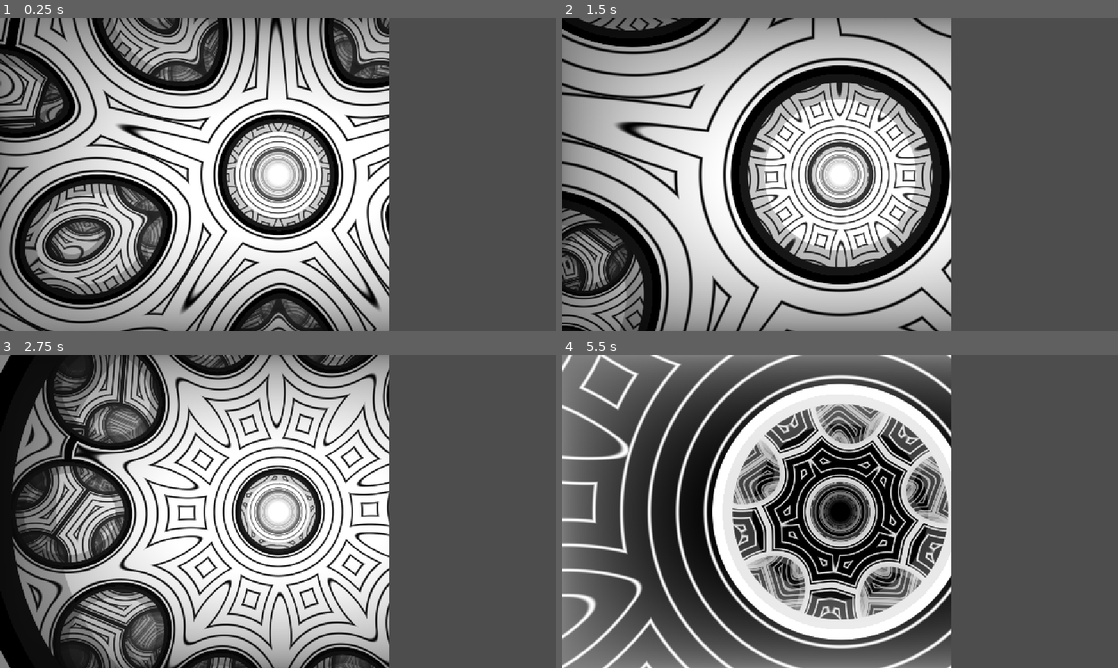
Above: before the commit, frames 1-4 (two rows, left to right).
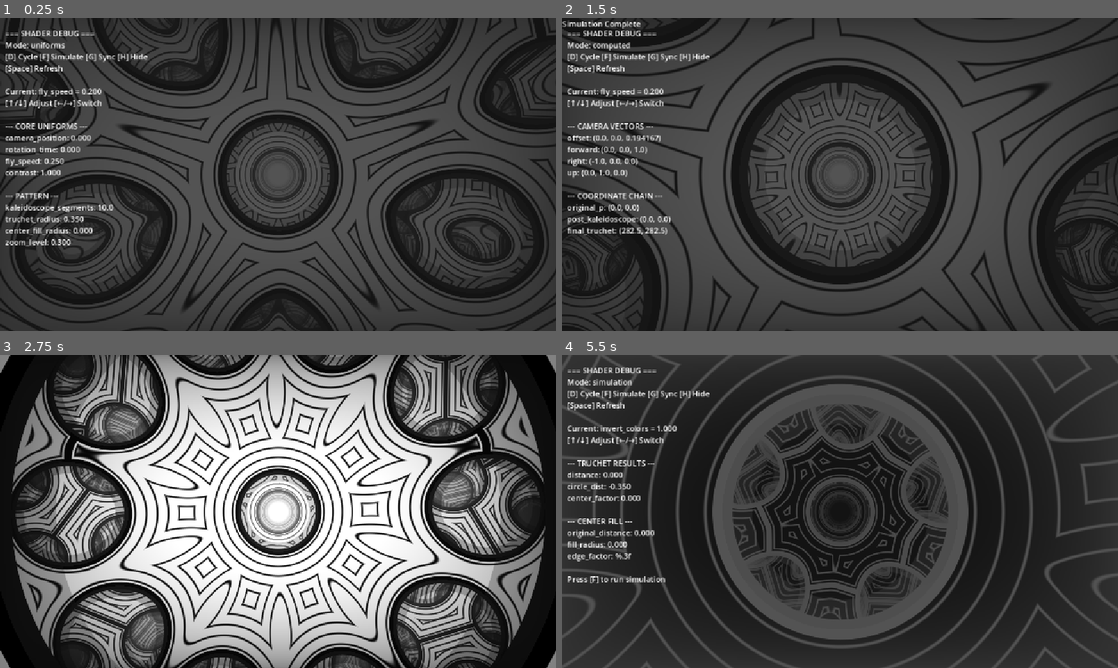
Above: after the commit, the same moments.

Repository: agoramachina/kaldao
Game: Godot game, scene res://ShaderDebug.tscn
The game is run twice, just before and just after one commit, with the same random seed, the same clock (stepped at 60 frames per second) and the same inputs. This scene is started directly instead of the project's main scene.
Inputs (mouse positions are in pixels of both pictures, inside the frame that each line leads up to):
- Up to frame 1 (0.25 s): no input
- Up to frame 2 (1.5 s): tap Enter at 0.5 s; move the mouse to (962, 158) at 0.52 s; hold D 0.53-1.25 s; tap F at 0.6 s; click (962, 158) at 0.67 s; tap Space at 0.77, 1.07 s; tap G at 0.8 s; drag from (728, 190) to (812, 237) at 1.27 s
- Up to frame 3 (2.75 s): move the mouse to (333, 442) at 2.02 s; hold D from 2.03 s (still down); tap H at 2.1 s; click (333, 442) at 2.17 s; tap Space at 2.3 s
- Up to frame 4 (5.5 s): release D at 2.75 s; drag from (812, 574) to (673, 464) at 2.77 s; move the mouse to (1006, 558) at 3.52 s; hold Left 3.53-4.25 s; tap F at 3.6 s; click (1006, 558) at 3.67 s; tap Space at 3.77, 4.07, 5.3 s; tap G at 3.8 s; drag from (673, 464) to (756, 433) at 4.27 s; move the mouse to (867, 511) at 5.02 s; hold Down from 5.03 s (still down); tap H at 5.1 s; click (867, 511) at 5.17 s

The runs differ from the first frame. In frame 1, 66% of the frame differs, in the area x 0-100%, y 0-100%; in frame 2, 63%; in frame 3, 27%; in frame 4, 74%.
Error before the commit: Invalid assignment of property or key 'anchor_left' with value of type 'float' on a base object of type 'null instance'. (res://scripts/debug/ControlDebug.gd:5…

Commit message:
working ShaderDebug

Diff:
--- a/ShaderDebug.tscn
+++ b/ShaderDebug.tscn
@@ -1,10 +1,39 @@
-[gd_scene load_steps=5 format=3 uid="uid://dlruxljue1h12"]
+[gd_scene load_steps=6 format=3 uid="uid://dlruxljue1h12"]
 
 [ext_resource type="Shader" uid="uid://cfrdf6r4gska6" path="res://shaders/kaldao.gdshader" id="1_j6vps"]
 [ext_resource type="Script" uid="uid://btcfivgi3ur1s" path="res://scripts/debug/ControlDebug.gd" id="1_qfin5"]
 [ext_resource type="Script" uid="uid://c0g0dv35k80mk" path="res://scripts/debug/ShaderDebug.gd" id="2_j6vps"]
 
 [sub_resource type="ShaderMaterial" id="ShaderMaterial_uuorw"]
+shader = ExtResource("1_j6vps")
+shader_parameter/camera_position = 0.0
+shader_parameter/rotation_time = 0.0
+shader_parameter/plane_rotation_time = 0.0
+shader_parameter/color_time = 0.0
+shader_parameter/fly_speed = 0.25
+shader_parameter/contrast = 1.0
+shader_parameter/kaleidoscope_segments = 10.0
+shader_parameter/layer_count = 6
+shader_parameter/truchet_radius = 0.35
+shader_parameter/center_fill_radius = 0.0
+shader_parameter/rotation_speed = 0.025
+shader_parameter/plane_rotation_speed = 0.5
+shader_parameter/zoom_level = 0.3
+shader_parameter/color_intensity = 1.0
+shader_parameter/camera_tilt_x = 0.0
+shader_parameter/camera_tilt_y = 0.0
+shader_parameter/camera_roll = 0.0
+shader_parameter/path_stability = 1.0
+shader_parameter/path_scale = 1.0
+shader_parameter/use_color_palette = false
+shader_parameter/invert_colors = false
+shader_parameter/color_speed = 0.5
+shader_parameter/palette_a = Vector3(0.5, 0.5, 0.5)
+shader_parameter/palette_b = Vector3(0.5, 0.5, 0.5)
+shader_parameter/palette_c = Vector3(1, 1, 1)
+shader_parameter/palette_d = Vector3(0, 0.33, 0.67)
+
+[sub_resource type="ShaderMaterial" id="ShaderMaterial_j6vps"]
 shader = ExtResource("1_j6vps")
 shader_parameter/camera_position = 0.0
 shader_parameter/rotation_time = 0.0
@@ -44,6 +73,7 @@
 script = ExtResource("1_qfin5")
 
 [node name="ColorRect" type="ColorRect" parent="."]
+material = SubResource("ShaderMaterial_j6vps")
 layout_mode = 1
 anchors_preset = 15
 anchor_right = 1.0
@@ -54,10 +84,9 @@
 metadata/_edit_use_anchors_ = true
 
 [node name="Menu" type="RichTextLabel" parent="."]
-layout_mode = 1
+layout_mode = 0
 offset_right = 1.0
 
 [node name="Popup" type="RichTextLabel" parent="."]
 layout_mode = 0
-offset_right = 40.0
-offset_bottom = 40.0
+offset_right = 1.0
--- a/scripts/debug/ControlDebug.gd
+++ b/scripts/debug/ControlDebug.gd
@@ -1,71 +1,102 @@
-# ControlDebug.gd - Minimal debug scene controller
+# ControlDebug.gd - Clean debug scene controller
 extends Control
 
-@onready var label = $RichTextLabel
-@onready var canvas = $ColorRect
-
-# Core managers (minimal set)
+@onready var shader_rect = $ColorRect		# Shader display (has ShaderDebug.gd)
+@onready var debug_menu = $Menu				# Debug text (RichTextLabel)
+@onready var popup_menu = $Popup			# Notification popup (RichTextLabel)
+
+# Core managers
 var parameter_manager: ParameterManager
-var shader_debug: ShaderDebug
 var input_handler: InputHandler
-
-# Simple state
+var debug_menu_background: ColorRect
 var show_debug = true
-var debug_mode = "uniforms"  # "uniforms", "computed", "simulation"
+var debug_mode = "uniforms"
 
 func _ready():
-	print("DEBUG: ControlDebug starting...")
+	print("=== CONTROL DEBUG SCRIPT STARTING ===")
 
 	# Set window size for debug
-	set_anchors_and_offsets_preset(Control.PRESET_FULL_RECT)
-
-	# Initialize minimal managers
+	# set_anchors_and_offsets_preset(Control.PRESET_FULL_RECT)
+
+	# Initialize managers
 	parameter_manager = ParameterManager.new()
-	shader_debug = ShaderDebug.new()
 	input_handler = InputHandler.new()
 
-	# Setup canvas with shader
-	setup_debug_canvas()
-
-	# Connect input signals (minimal set)
+	setup_debug_layout()
 	connect_debug_input()
-
-	# Initial debug output
 	refresh_debug_display()
 
 	print("DEBUG: ControlDebug ready!")
 
-func setup_debug_canvas():
-	"""Setup the debug canvas with shader"""
-	# Make canvas fill most of screen, leave space for debug text
-	canvas.anchor_left = 0.0
-	canvas.anchor_top = 0.0
-	canvas.anchor_right = 0.7  # Leave 30% for debug text
-	canvas.anchor_bottom = 1.0
-
-	# Load and apply shader (you'll need to load your kaldao shader here)
-	var shader_material = ShaderMaterial.new()
-	var shader = load("res://shaders/kaldao.gdshader")  # Adjust path as needed
-	shader_material.shader = shader
-	canvas.material = shader_material
-
-	# Setup debug text area
-	label.anchor_left = 0.7
-	label.anchor_top = 0.0
-	label.anchor_right = 1.0
-	label.anchor_bottom = 1.0
-	label.bbcode_enabled = false
-	label.add_theme_color_override("default_color", Color.WHITE)
-
+func setup_debug_layout():
+	"""Setup the debug layout with proper backgrounds"""
+
+	# === CREATE DEBUG MENU BACKGROUND ===
+	debug_menu_background = ColorRect.new()
+	debug_menu_background.name = "DebugMenuBackground"
+	debug_menu_background.color = Color(0.1, 0.1, 0.1, 0.75)  # Dark semi-transparent
+	debug_menu_background.mouse_filter = Control.MOUSE_FILTER_IGNORE  # Don't block input
+
+	# Position background
+	debug_menu_background.anchor_top = 0.0
+	debug_menu_background.anchor_bottom = 1.0
+	debug_menu_background.anchor_left = 0.0
+	debug_menu_background.anchor_right = 1.0
+
+	debug_menu.offset_top = 10
+	debug_menu.offset_bottom = 10
+
+	# Add background to scene BEFORE debug_menu so it renders behind
+	add_child(debug_menu_background)
+	move_child(debug_menu_background, debug_menu.get_index())  # Put it behind debug_menu
+
+	# === DEBUG TEXT AREA ===
+	debug_menu.anchor_left = 0.0
+	debug_menu.anchor_top = 0.0
+	debug_menu.anchor_right = 1.0
+	debug_menu.anchor_bottom = 1.0
+	debug_menu.offset_top = 20
+	debug_menu.offset_bottom = 20
+	debug_menu.offset_left = 10
+	debug_menu.offset_right = 10
+
+	# Set debug menu background and text properties
+	debug_menu.bbcode_enabled = false
+	debug_menu.add_theme_color_override("default_color", Color.WHITE)
+	debug_menu.autowrap_mode = TextServer.AUTOWRAP_WORD_SMART
+
+	# === POPUP AREA (top-left of shader area) ===
+	popup_menu.anchor_left = 0.0
+	popup_menu.anchor_top = 0.0  # Top instead of bottom
+	popup_menu.anchor_right = 0.3  # Only 30% width
+	popup_menu.anchor_bottom = 0.15  # Top 15% height
+
+	# Set popup background and text properties
+	popup_menu.add_theme_color_override("default_color", Color.WHITE)
+	popup_menu.add_theme_color_override("background_color", Color(0.2, 0.0, 0.2, 0.8))
+	popup_menu.bbcode_enabled = false
+	popup_menu.visible = false
+
+func show_parameter_popup(text: String, duration: float = 1.5):
+	"""Show a parameter change popup"""
+	popup_menu.text = text
+	popup_menu.visible = true
+	print("DEBUG: Showing popup: %s" % text)
+
+	# Auto-hide after duration
+	await get_tree().create_timer(duration).timeout
+	popup_menu.visible = false
+
+# === INPUT HANDLING ===
 func connect_debug_input():
-	"""Connect minimal input for debugging"""
+	"""Connect input signals"""
 	input_handler.parameter_increase_requested.connect(on_parameter_increase)
 	input_handler.parameter_decrease_requested.connect(on_parameter_decrease)
 	input_handler.parameter_next_requested.connect(on_parameter_next)
 	input_handler.parameter_previous_requested.connect(on_parameter_previous)
 
 func _input(event):
-	"""Handle debug-specific input"""
+	"""Handle debug input"""
 	if event is InputEventKey and event.pressed:
 		match event.keycode:
 			KEY_D:
@@ -79,11 +110,12 @@
 			KEY_SPACE:
 				refresh_debug_display()
 			_:
-				# Let input handler process other keys
 				input_handler.handle_input(event)
 
+# === DEBUG FUNCTIONS ===
+
 func cycle_debug_mode():
-	"""Cycle through debug display modes"""
+	"""Cycle through debug modes"""
 	match debug_mode:
 		"uniforms":
 			debug_mode = "computed"
@@ -93,71 +125,68 @@
 			debug_mode = "uniforms"
 
 	refresh_debug_display()
+	show_parameter_popup("Debug Mode: %s" % debug_mode)
 	print("DEBUG: Switched to mode: ", debug_mode)
 
 func run_simulation():
-	"""Run shader simulation at current camera position"""
+	"""Run shader simulation"""
 	sync_and_refresh()
 
-	# Simulate plane at camera position + 1 unit forward
-	var camera_pos = Vector3(0, 0, shader_debug.camera_position)
+	var camera_pos = Vector3(0, 0, shader_rect.camera_position)
 	var plane_pos = camera_pos + Vector3(0, 0, 1)
 
-	print("\n" + "==============================")
+	print("\n==============================")
 	print("RUNNING SHADER SIMULATION")
 	print("==============================")
 
-	shader_debug.simulate_plane_calculation(plane_pos, camera_pos, 1.0)
-	refresh_debug_display()
+	shader_rect.simulate_plane_calculation(plane_pos, camera_pos, 1.0)
+	refresh_debug_display()
+	show_parameter_popup("Simulation Complete")
 
 func sync_and_refresh():
-	"""Sync all values and refresh display"""
-	shader_debug.sync_from_parameter_manager(parameter_manager)
-	shader_debug.update_camera_values()
+	"""Sync all values and refresh"""
+	shader_rect.sync_from_parameter_manager(parameter_manager)
+	shader_rect.update_camera_values()
 	update_shader_uniforms()
 	refresh_debug_display()
 
 func update_shader_uniforms():
-	"""Push all parameter values to the shader"""
-	var material = canvas.material as ShaderMaterial
+	"""Update shader with current parameter values"""
+	var material = shader_rect.material as ShaderMaterial
 	if not material:
 		return
 
-	# Update all shader uniforms from parameter manager
+	# Update parameters
 	var params = parameter_manager.get_all_parameters()
 	for param_name in params:
 		var value = params[param_name]["current"]
-
-		# Skip meta parameters
-		if param_name == "color_palette":
-			continue
-
-		material.set_shader_parameter(param_name, value)
-
-	# Update time-based uniforms (you'd normally get these from CanvasManager)
-	# For debug, we'll just increment them
-	material.set_shader_parameter("camera_position", shader_debug.camera_position)
-	material.set_shader_parameter("rotation_time", shader_debug.rotation_time)
-	material.set_shader_parameter("plane_rotation_time", shader_debug.plane_rotation_time)
-	material.set_shader_parameter("color_time", shader_debug.color_time)
+		if param_name != "color_palette":
+			material.set_shader_parameter(param_name, value)
+
+	# Update time-based uniforms
+	material.set_shader_parameter("camera_position", shader_rect.camera_position)
+	material.set_shader_parameter("rotation_time", shader_rect.rotation_time)
+	material.set_shader_parameter("plane_rotation_time", shader_rect.plane_rotation_time)
+	material.set_shader_parameter("color_time", shader_rect.color_time)
 
 func refresh_debug_display():
-	"""Update the debug text display"""
+	"""Update debug text"""
 	if not show_debug:
-		label.text = "Debug Hidden\n[H] to show"
+		debug_menu.text = "Debug Hidden\n[H] to show"
 		return
 
 	var debug_text = "=== SHADER DEBUG ===\n"
 	debug_text += "Mode: %s\n" % debug_mode
-	debug_text += "[D] Cycle mode [F] Simulate [G] Sync [H] Hide\n"
+	debug_text += "[D] Cycle [F] Simulate [G] Sync [H] Hide\n"
 	debug_text += "[Space] Refresh\n\n"
 
-	# Current parameter info
+	# Current parameter
 	var current_param = parameter_manager.get_current_parameter_name()
 	var current_value = parameter_manager.get_parameter_value(current_param)
 	debug_text += "Current: %s = %.3f\n" % [current_param, current_value]
 	debug_text += "[↑/↓] Adjust [←/→] Switch\n\n"
 
+	# Mode-specific info
 	match debug_mode:
 		"uniforms":
 			debug_text += get_uniforms_debug_text()
@@ -166,98 +195,103 @@
 		"simulation":
 			debug_text += get_simulation_debug_text()
 
-	label.text = debug_text
+	debug_menu.text = debug_text
 
 func get_uniforms_debug_text() -> String:
-	"""Get formatted uniform values"""
+	"""Core uniform values"""
 	var text = "--- CORE UNIFORMS ---\n"
-	text += "camera_position: %.3f\n" % shader_debug.camera_position
-	text += "rotation_time: %.3f\n" % shader_debug.rotation_time
-	text += "fly_speed: %.3f\n" % shader_debug.fly_speed
-	text += "contrast: %.3f\n\n" % shader_debug.contrast
-
-	text += "--- PATTERN CONTROLS ---\n"
-	text += "kaleidoscope_segments: %.1f\n" % shader_debug.kaleidoscope_segments
-	text += "truchet_radius: %.3f\n" % shader_debug.truchet_radius
-	text += "center_fill_radius: %.3f\n" % shader_debug.center_fill_radius
-	text += "zoom_level: %.3f\n\n" % shader_debug.zoom_level
-
-	text += "--- CAMERA ---\n"
-	text += "tilt_x: %.3f tilt_y: %.3f\n" % [shader_debug.camera_tilt_x, shader_debug.camera_tilt_y]
-	text += "roll: %.3f\n" % shader_debug.camera_roll
-	text += "path_stability: %.3f\n" % shader_debug.path_stability
+	text += "camera_position: %.3f\n" % shader_rect.camera_position
+	text += "rotation_time: %.3f\n" % shader_rect.rotation_time
+	text += "fly_speed: %.3f\n" % shader_rect.fly_speed
+	text += "contrast: %.3f\n\n" % shader_rect.contrast
+
+	text += "--- PATTERN ---\n"
+	text += "kaleidoscope_segments: %.1f\n" % shader_rect.kaleidoscope_segments
+	text += "truchet_radius: %.3f\n" % shader_rect.truchet_radius
+	text += "center_fill_radius: %.3f\n" % shader_rect.center_fill_radius
+	text += "zoom_level: %.3f\n" % shader_rect.zoom_level
 
 	return text
 
 func get_computed_debug_text() -> String:
-	"""Get formatted computed values"""
+	"""Computed values"""
 	var text = "--- CAMERA VECTORS ---\n"
-	text += "offset: %s\n" % str(shader_debug.current_offset)
-	text += "forward: %s\n" % str(shader_debug.camera_forward)
-	text += "right: %s\n" % str(shader_debug.camera_right)
-	text += "up: %s\n\n" % str(shader_debug.camera_up)
+	text += "offset: %s\n" % str(shader_rect.current_offset)
+	text += "forward: %s\n" % str(shader_rect.camera_forward)
+	text += "right: %s\n" % str(shader_rect.camera_right)
+	text += "up: %s\n\n" % str(shader_rect.camera_up)
 
 	text += "--- COORDINATE CHAIN ---\n"
-	text += "original_p: %s\n" % str(shader_debug.original_p)
-	text += "post_rotation: %s\n" % str(shader_debug.post_rotation_p)
-	text += "post_kaleidoscope: %s\n" % str(shader_debug.post_kaleidoscope_p)
-	text += "post_main_rot: %s\n" % str(shader_debug.post_main_rotation_p)
-	text += "final_truchet: %s\n\n" % str(shader_debug.final_truchet_p)
-
-	text += "--- CENTER FILL DEBUG ---\n"
-	text += "center_distance: %.3f\n" % shader_debug.center_distance
-	text += "center_edge: %.3f\n" % shader_debug.center_edge
-	text += "fill_applied: %s\n" % str(shader_debug.center_fill_applied)
+	text += "original_p: %s\n" % str(shader_rect.original_p)
+	text += "post_kaleidoscope: %s\n" % str(shader_rect.post_kaleidoscope_p)
+	text += "final_truchet: %s\n" % str(shader_rect.final_truchet_p)
 
 	return text
 
 func get_simulation_debug_text() -> String:
-	"""Get simulation results"""
+	"""Simulation results"""
 	var text = "--- TRUCHET RESULTS ---\n"
-	text += "distance: %.3f\n" % shader_debug.truchet_distance
-	text += "circle_dist: %.3f\n" % shader_debug.truchet_circle_distance
-	text += "center_factor: %.3f\n\n" % shader_debug.truchet_center_factor
+	text += "distance: %.3f\n" % shader_rect.truchet_distance
+	text += "circle_dist: %.3f\n" % shader_rect.truchet_circle_distance
+	text += "center_factor: %.3f\n\n" % shader_rect.truchet_center_factor
 
 	text += "--- CENTER FILL ---\n"
-	text += "original_distance: %.3f\n" % shader_debug.center_distance
-	text += "fill_radius: %.3f\n" % shader_debug.center_fill_radius
-	text += "edge_factor: %.3f\n" % shader_debug.center_edge
-	text += "applied: %s\n\n" % str(shader_debug.center_fill_applied)
-
-	text += "Press [F] to run simulation\n"
-	text += "at current camera position"
+	text += "original_distance: %.3f\n" % shader_rect.center_distance
+	text += "fill_radius: %.3f\n" % shader_rect.center_fill_radius
+	text += "edge_factor: %.3f\n" % str(shader_rect.center_edge)
+
+	text += "\nPress [F] to run simulation"
 
 	return text
 
 func toggle_debug_display():
-	"""Toggle debug text visibility"""
+	"""Toggle debug text and background"""
 	show_debug = !show_debug
 	refresh_debug_display()
 
-# Parameter adjustment functions
+	# Also toggle the background visibility
+	debug_menu_background.visible = show_debug
+	debug_menu.visible = show_debug
+
+	show_parameter_popup("Debug: %s" % ("ON" if show_debug else "OFF"))
+
+# === PARAMETER CONTROLS ===
+
 func on_parameter_increase():
 	parameter_manager.increase_current_parameter()
 	sync_and_refresh()
 
+	var param_name = parameter_manager.get_current_parameter_name()
+	var param_value = parameter_manager.get_parameter_value(param_name)
+	show_parameter_popup("%s: %.3f +" % [param_name, param_value])
+
 func on_parameter_decrease():
 	parameter_manager.decrease_current_parameter()
 	sync_and_refresh()
 
+	var param_name = parameter_manager.get_current_parameter_name()
+	var param_value = parameter_manager.get_parameter_value(param_name)
+	show_parameter_popup("%s: %.3f -" % [param_name, param_value])
+
 func on_parameter_next():
 	parameter_manager.next_parameter()
 	refresh_debug_display()
 
+	var param_name = parameter_manager.get_current_parameter_name()
+	show_parameter_popup("→ %s" % param_name)
+
 func on_parameter_previous():
 	parameter_manager.previous_parameter()
 	refresh_debug_display()
 
+	var param_name = parameter_manager.get_current_parameter_name()
+	show_parameter_popup("← %s" % param_name)
+
 func _process(delta):
 	"""Update time-based values"""
-	# Simple time progression for debugging
-	shader_debug.camera_position += shader_debug.fly_speed * delta
-	shader_debug.rotation_time += shader_debug.rotation_speed * delta
-	shader_debug.plane_rotation_time += shader_debug.plane_rotation_speed * delta
-	shader_debug.color_time += shader_debug.color_speed * delta
-
-	# Update shader uniforms
+	shader_rect.camera_position += shader_rect.fly_speed * delta
+	shader_rect.rotation_time += shader_rect.rotation_speed * delta
+	shader_rect.plane_rotation_time += shader_rect.plane_rotation_speed * delta
+	shader_rect.color_time += shader_rect.color_speed * delta
+
 	update_shader_uniforms()
